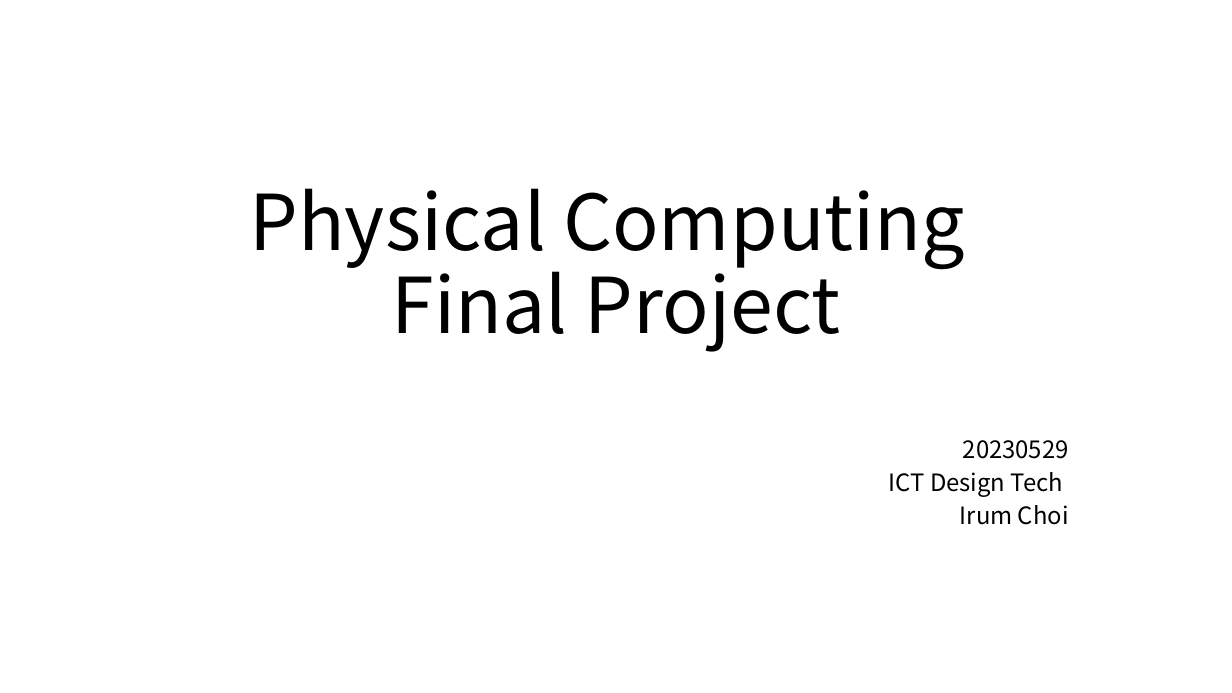
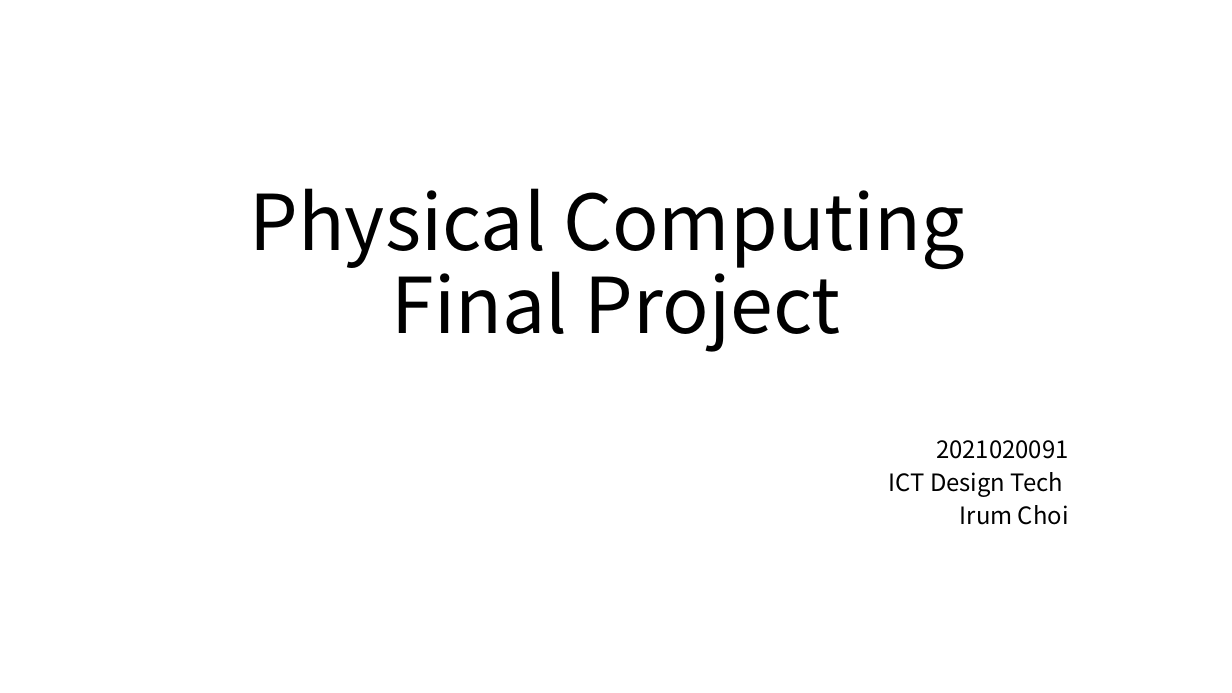
Before and after one commit to kimkyowon/Physical_Computing_Final, a slide deck: slide 1 of Physical_Computing/Documents/Physical Computing.pptx. Drawn at 1232x693 pixels with LibreOffice and Linux fonts; fonts in the diff are those of the drawing. Boxes give left, top, right and bottom in pixels: in the first picture for what was removed or moved away, otherwise in the second. Text is boxed around its words. In the diff, an @@ line names an element or a change of style, - is before the commit and + after.

```diff
--- a/Physical_Computing/Documents/Physical Computing.pptx
+++ b/Physical_Computing/Documents/Physical Computing.pptx
@@ subtitle at bbox=[936, 440, 1068, 459]: text changed @@
-20230529
+2021020091
```
Also in this commit, not shown: 1 slide added, 2 other files.
